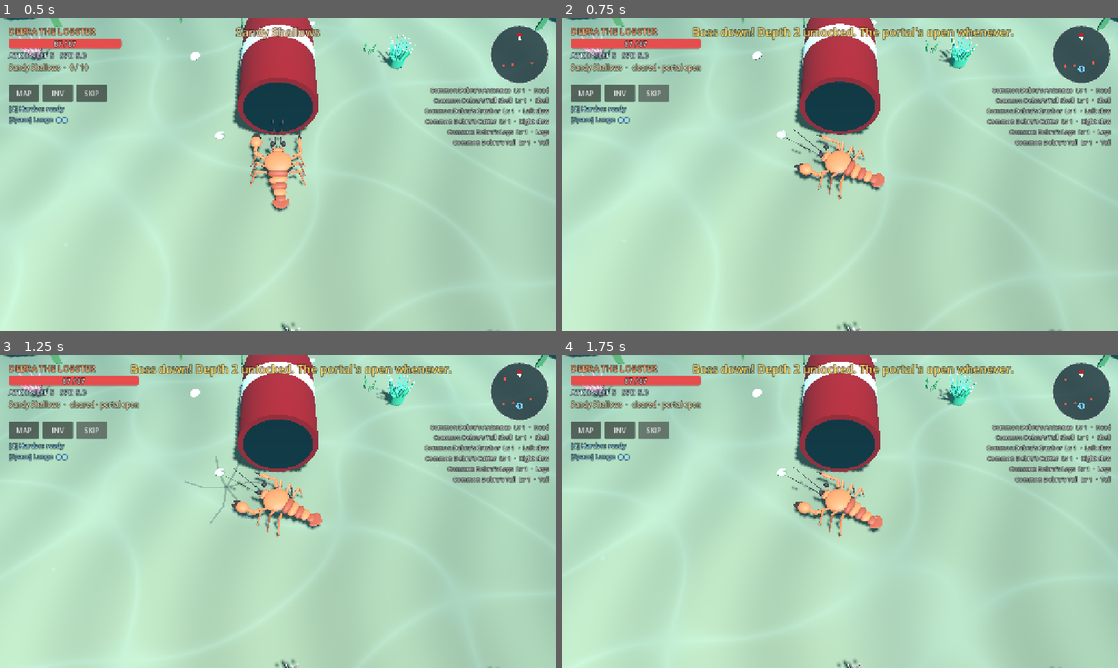
Above: before the commit, frames 1-4 (two rows, left to right).
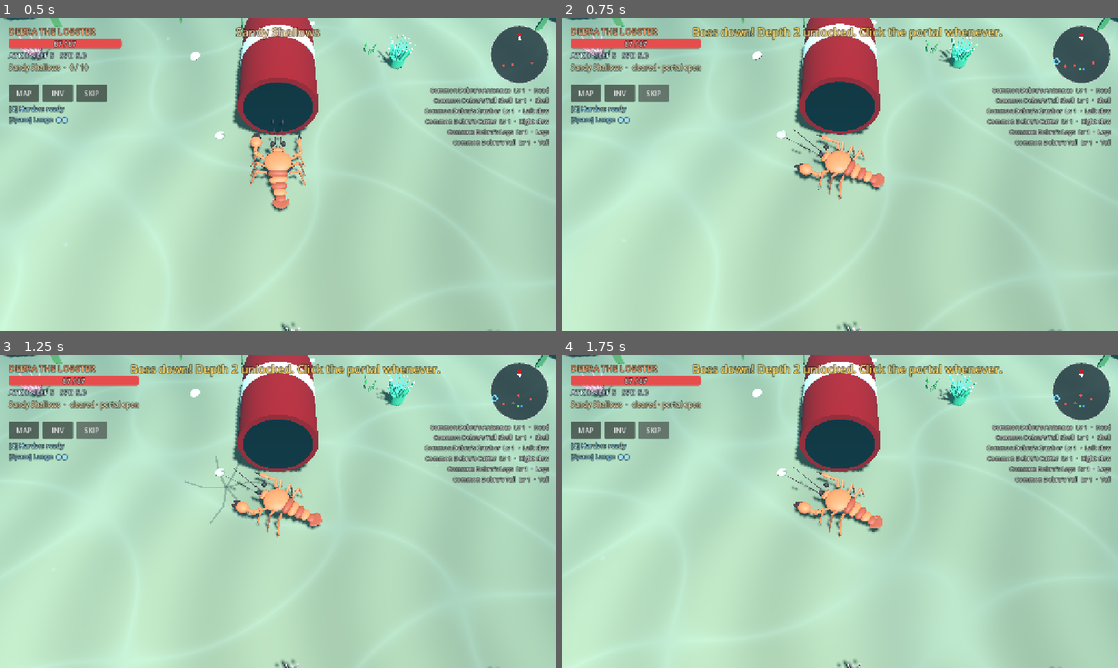
Above: after the commit, the same moments.

Repository: zacshavrick/debra
Game: Godot game, scene res://scenes/level.tscn
Two runs of this game, one before a commit and one after it. Both use one fixed random seed, a clock stepped at 60 frames per second and the inputs below. This scene is started directly instead of the project's main scene.
Inputs:
- Up to frame 1 (0.5 s): no input
- Up to frame 2 (0.75 s): click "SKIP" at 0.5 s
- Up to frame 3 (1.25 s): no input
- Up to frame 4 (1.75 s): click "SKIP" at 1.25 s

Frame 1 is identical in both runs. In frame 2, 0.6% of the frame differs, in the area x 53-94%, y 2-18%; in frame 3, 0.6%; in frame 4, 0.6%.

Commit message:
Boss portal opens ~20 m away and has to be clicked
- Level.portal_spot picks a clear spot ~20 m from where the boss died, inside the arena and off rocks.
- Walking into the portal does nothing. Click it (mouse), tap it (touch), or walk up and press X / E (gamepad / keys; a part under you is equipped first).
- PlayerInput.point_pressed carries world clicks and taps; TouchControls forwards taps that miss its buttons.
- Smoke test covers the spawn distance, walk-in, clicks on and off the portal, and interact range.

Co-Authored-By: Claude Opus 5.5 <noreply@anthropic.com>

Diff:
--- a/game/scripts/crab/player_crab.gd
+++ b/game/scripts/crab/player_crab.gd
@@ -128,7 +128,13 @@
 
 
 func _on_interact(alt: bool) -> void:
-	if _dead or not is_instance_valid(focused_pickup):
+	if _dead:
+		return
+	if not is_instance_valid(focused_pickup):
+		if not alt:   # nothing to equip: maybe you're standing at the portal
+			for n in get_tree().get_nodes_in_group("portals"):
+				if (n as Portal).try_interact(self):
+					return
 		return
 	var part := focused_pickup.part
 	var socket: int = Equipment.sockets_for(part.data.slot)[0]
--- a/game/scripts/input/player_input.gd
+++ b/game/scripts/input/player_input.gd
@@ -19,6 +19,9 @@
 signal inventory_pressed
 ## This crab's movement move (Space / A / MOVE).
 signal move_pressed
+## A click (left mouse) or a tap on the world, in screen pixels. Used to pick
+## things you click on, like the portal. Claw attacks still read the button.
+signal point_pressed(screen_pos: Vector2)
 
 enum Scheme { KEYBOARD_MOUSE, GAMEPAD, TOUCH }
 enum Claw { LEFT, RIGHT }
@@ -162,6 +165,8 @@
 		if event.pressed and not event.echo and event.keycode >= KEY_F1 and event.keycode <= KEY_F10:
 			debug_pressed.emit(event.keycode)
 	elif event is InputEventMouseButton and event.pressed:
+		if event.button_index == MOUSE_BUTTON_LEFT:
+			point_pressed.emit(event.position)
 		# Clicks only: stray mouse motion (hover, browsers on touch devices)
 		# must not hide the touch controls.
 		_set_scheme(Scheme.KEYBOARD_MOUSE)
@@ -246,3 +251,9 @@
 func touch_move_ability() -> void:
 	_set_scheme(Scheme.TOUCH)
 	move_pressed.emit()
+
+
+## A tap that didn't land on a touch button (called by TouchControls).
+func touch_point(pos: Vector2) -> void:
+	_set_scheme(Scheme.TOUCH)
+	point_pressed.emit(pos)
--- a/game/scripts/input/touch_controls.gd
+++ b/game/scripts/input/touch_controls.gd
@@ -114,6 +114,7 @@
 			_claw_finger[side] = finger
 			PlayerInput.touch_claw[side] = true
 			return
+	PlayerInput.touch_point(pos)   # tapping the world (e.g. the portal)
 	if pos.x < size.x * 0.55 and _stick_finger == -1:
 		_stick_finger = finger
 		_stick_origin = pos
--- a/game/scripts/ui/hud.gd
+++ b/game/scripts/ui/hud.gd
@@ -147,11 +147,11 @@
 	_boss_name.text = b.display_name
 
 
-## No prompt: a portal opened where the boss died. Take it whenever.
+## No prompt: a portal opened ~20 m from the boss. Click it whenever.
 func _on_cleared(unlocked_next: bool) -> void:
-	var msg := "Boss down! A portal opened. Take it whenever you're done looting."
+	var msg := "Boss down! A portal opened nearby. Click it whenever you're done looting."
 	if unlocked_next:
-		msg = "Boss down! Depth %d unlocked. The portal's open whenever." % (level.level.depth + 1)
+		msg = "Boss down! Depth %d unlocked. Click the portal whenever." % (level.level.depth + 1)
 	toast(msg, Color(1, 0.85, 0.4), 4.0)
 
 
--- a/game/scripts/world/level.gd
+++ b/game/scripts/world/level.gd
@@ -384,17 +384,56 @@
 		cleared.emit(unlocked)
 
 
-## A portal back to the map. It stays open; walk in whenever you're done looting.
+## A portal back to the map, ~PORTAL_DISTANCE from where the boss died. It stays
+## open; click it (or walk up and interact) whenever you're done looting.
 func open_portal(at: Vector3) -> void:
 	if is_instance_valid(portal):
 		return
 	portal = Portal.new()
-	var p := Vector3(at.x, 0, at.z)
-	if p.length() > level.radius - 3.0:
-		p = p.normalized() * (level.radius - 3.0)
 	add_child(portal)
-	portal.global_position = p
+	portal.global_position = portal_spot(at)
 	portal.entered.connect(back_to_map)
+
+
+const PORTAL_DISTANCE := 20.0
+
+
+## A clear spot PORTAL_DISTANCE from `at`, inside the arena and off any rock.
+## If the arena can't fit that, the spot that comes closest.
+func portal_spot(at: Vector3) -> Vector3:
+	var limit := level.radius - 2.0   # 20 m fits even from the middle of the smallest (22 m) arena
+	var origin := Vector3(at.x, 0, at.z)
+	var best := Vector3.ZERO
+	var best_err := INF
+	var a0 := rng.randf() * TAU
+	for i in 24:
+		var a := a0 + TAU * i / 24.0
+		var p := origin + Vector3(cos(a), 0, sin(a)) * PORTAL_DISTANCE
+		if p.length() > limit:
+			p = p.normalized() * limit
+		var err := absf(p.distance_to(origin) - PORTAL_DISTANCE)
+		if _blocked(p):
+			err += 100.0
+		if err < 0.5:
+			return p
+		if err < best_err:
+			best_err = err
+			best = p
+	return best
+
+
+## A rock or wall within reach of `p`?
+func _blocked(p: Vector3) -> bool:
+	var q := PhysicsShapeQueryParameters3D.new()
+	var s := CylinderShape3D.new()   # sits above the floor (whose top is y = 0)
+	s.radius = 1.8
+	s.height = 1.0
+	q.shape = s
+	q.transform = Transform3D(Basis(), p + Vector3(0, 1.0, 0))
+	for hit in get_world_3d().direct_space_state.intersect_shape(q, 8):
+		if hit.collider is StaticBody3D:
+			return true
+	return false
 
 
 func _pick_creature() -> CreatureData:
--- a/game/scripts/world/portal.gd
+++ b/game/scripts/world/portal.gd
@@ -1,21 +1,28 @@
 class_name Portal
 extends Node3D
-## Opens where the boss died. Walk into it to go back to the map, whenever
-## you like: no prompt, no rush, finish looting first.
+## Opens ~20 m from where the boss died. Click (or tap) it to go back to the
+## map, whenever you like: walking into it does nothing, so you can loot in
+## peace. Gamepad: walk up to it and press interact.
 
 signal entered
 
-const RADIUS := 1.1
+## How big the clickable target is around the ring (metres).
+const PICK_RADIUS := 1.7
+## Interact (E / X) works within this distance.
+const USE_RANGE := 3.0
 
 var _t := 0.0
 var _ring: MeshInstance3D
 var _swirl: MeshInstance3D
 var _armed := 1.0   ## seconds before it accepts you (so it can't grab you mid-fight)
 var _used := false
+var _label: Label3D
 
 
 func _ready() -> void:
 	add_to_group("portals")
+	PlayerInput.point_pressed.connect(_on_point)
+	PlayerInput.scheme_changed.connect(_on_scheme)
 	var glow := CritterVisual._glass(Color(0.45, 0.85, 1.0), 0.9, 2.2)
 	_ring = MeshInstance3D.new()
 	var t := TorusMesh.new()
@@ -67,7 +74,8 @@
 	sparks.position.y = 1.3
 	add_child(sparks)
 	var l := Label3D.new()
-	l.text = "Portal: back to the map"
+	_label = l
+	_update_label()
 	l.font_size = 40
 	l.outline_size = 10
 	l.pixel_size = 0.007
@@ -84,11 +92,63 @@
 	_armed -= delta
 	_swirl.rotation.y += delta * 2.5
 	_ring.scale = Vector3.ONE * (1.0 + sin(_t * 3.0) * 0.04)
-	if _used or _armed > 0.0:
+
+
+## Go through (the click, tap or interact already checked out).
+func use() -> void:
+	if _used or _armed > 0.0 or get_tree().paused:
 		return
+	var p := _player()
+	if p == null or p.is_dead():
+		return
+	_used = true
+	FX.ring(get_parent(), global_position + Vector3(0, 1.3, 0), 3.0, Color(0.5, 0.9, 1.0), 0.4)
+	entered.emit()
+
+
+## Does a click / tap at `screen_pos` land on the portal?
+func is_under(screen_pos: Vector2) -> bool:
+	var cam := get_viewport().get_camera_3d()
+	if cam == null:
+		return false
+	var centre := global_position + Vector3(0, 1.1, 0)
+	if cam.is_position_behind(centre):
+		return false
+	var c := cam.unproject_position(centre)
+	var edge := cam.unproject_position(centre + cam.global_basis.x * PICK_RADIUS)
+	return screen_pos.distance_to(c) <= c.distance_to(edge)
+
+
+func _on_point(screen_pos: Vector2) -> void:
+	if is_under(screen_pos):
+		use()
+
+
+## Gamepad / keys: interact while standing near it. PlayerCrab calls this only
+## when there is no part under you (equipping comes first).
+func try_interact(p: Creature) -> bool:
+	if Vector2(p.global_position.x - global_position.x, p.global_position.z - global_position.z).length() > USE_RANGE:
+		return false
+	use()
+	return _used
+
+
+func _on_scheme(_s: PlayerInput.Scheme) -> void:
+	_update_label()
+
+
+func _update_label() -> void:
+	match PlayerInput.scheme:
+		PlayerInput.Scheme.GAMEPAD:
+			_label.text = "Portal: walk up + %s to go back to the map" % PlayerInput.hint(false)
+		PlayerInput.Scheme.TOUCH:
+			_label.text = "Portal: tap it to go back to the map"
+		_:
+			_label.text = "Portal: click it to go back to the map"
+
+
+func _player() -> PlayerCrab:
 	for n in get_tree().get_nodes_in_group("player"):
-		var p := n as Creature
-		if p and not p.is_dead() and Vector2(p.global_position.x - global_position.x, p.global_position.z - global_position.z).length() < RADIUS:
-			_used = true
-			FX.ring(get_parent(), global_position + Vector3(0, 1.3, 0), 3.0, Color(0.5, 0.9, 1.0), 0.4)
-			entered.emit()
+		if n is PlayerCrab:
+			return n as PlayerCrab
+	return null
--- a/game/tests/smoke_test.gd
+++ b/game/tests/smoke_test.gd
@@ -369,10 +369,12 @@
 	await _frames(2)
 	e.receive_hit(1000.0, Vector3.ZERO, 0.0, player)
 	await _frames(3)
+	var boss_at := Vector3.ZERO
 	_check(is_instance_valid(level.boss), "reaching the kill goal brings the boss")
 	if is_instance_valid(level.boss):
 		_check(level.boss.is_boss and level.boss.size > 1.5, "the boss is big")
 		_check(level.boss.get_node_or_null("BossBrain") != null, "the boss has a boss brain")
+		boss_at = level.boss.global_position
 		while not level.boss.is_dead():
 			level.boss.receive_hit(1000.0, Vector3.ZERO, 0.0, player)
 		await _frames(3)
@@ -380,16 +382,39 @@
 	_check(GameState.is_cleared(&"shallows"), "clear is saved")
 	_check(GameState.is_unlocked(&"kelp"), "clearing depth 1 unlocks depth 2")
 	_check(not GameState.is_unlocked(&"reef"), "depth 3 still locked")
-	_check(is_instance_valid(level.portal), "a portal opens where the boss died")
+	_check(is_instance_valid(level.portal), "a portal opens after the boss dies")
 	if is_instance_valid(level.portal):
+		var gap := Vector2(level.portal.global_position.x - boss_at.x, level.portal.global_position.z - boss_at.z).length()
+		_check(absf(gap - Level.PORTAL_DISTANCE) < 1.0, "...about 20 m from the boss (%.1f m)" % gap)
+		_check(Vector2(level.portal.global_position.x, level.portal.global_position.z).length() <= level.level.radius - 1.9, "...inside the arena")
+		_check(not level._blocked(level.portal.global_position), "...and not on a rock")
 		level.portal.entered.disconnect(level.back_to_map)
 		var used := [false]
 		level.portal.entered.connect(func() -> void: used[0] = true)
 		await _seconds(1.2)
 		_check(not used[0], "the portal waits for you")
 		player.global_position = level.portal.global_position
-		await _seconds(0.3)
-		_check(used[0], "walking into the portal takes it")
+		await _seconds(0.5)
+		_check(not used[0], "walking into the portal does NOT take it")
+		PlayerInput.point_pressed.emit(Vector2(5, 5))
+		await _frames(2)
+		_check(not used[0], "clicking somewhere else doesn't take it")
+		var cam := get_viewport().get_camera_3d()
+		PlayerInput.point_pressed.emit(cam.unproject_position(level.portal.global_position + Vector3(0, 1.1, 0)))
+		await _frames(2)
+		_check(used[0], "clicking the portal takes it")
+		used[0] = false
+		level.portal._used = false
+		player.global_position = level.portal.global_position + Vector3(Portal.USE_RANGE + 2.0, 0, 0)
+		player._on_interact(false)
+		_check(not used[0], "interact from far away doesn't take it")
+		player.global_position = level.portal.global_position + Vector3(1.5, 0, 0)
+		player._on_interact(false)
+		_check(used[0], "interact (gamepad X / E) next to the portal takes it")
+		for i in 6:   # wherever the boss dies, the portal lands ~20 m off, in the arena
+			var at := Vector3(cos(i * 1.1), 0, sin(i * 1.1)) * (level.level.radius - 2.0) * (i / 5.0)
+			var s := level.portal_spot(at)
+			_check(absf(s.distance_to(at) - Level.PORTAL_DISTANCE) < 1.0 and s.length() <= level.level.radius - 1.9, "portal spot from %s is 20 m away (%.1f)" % [str(at), s.distance_to(at)])
 	await _seconds(1.8)
 	_clear_enemies()
 
Not shown, changed: CLAUDE.md
Not shown, changed: README.md
Not shown, changed: docs/ARCHITECTURE.md
Not shown, changed: docs/DESIGN.md
